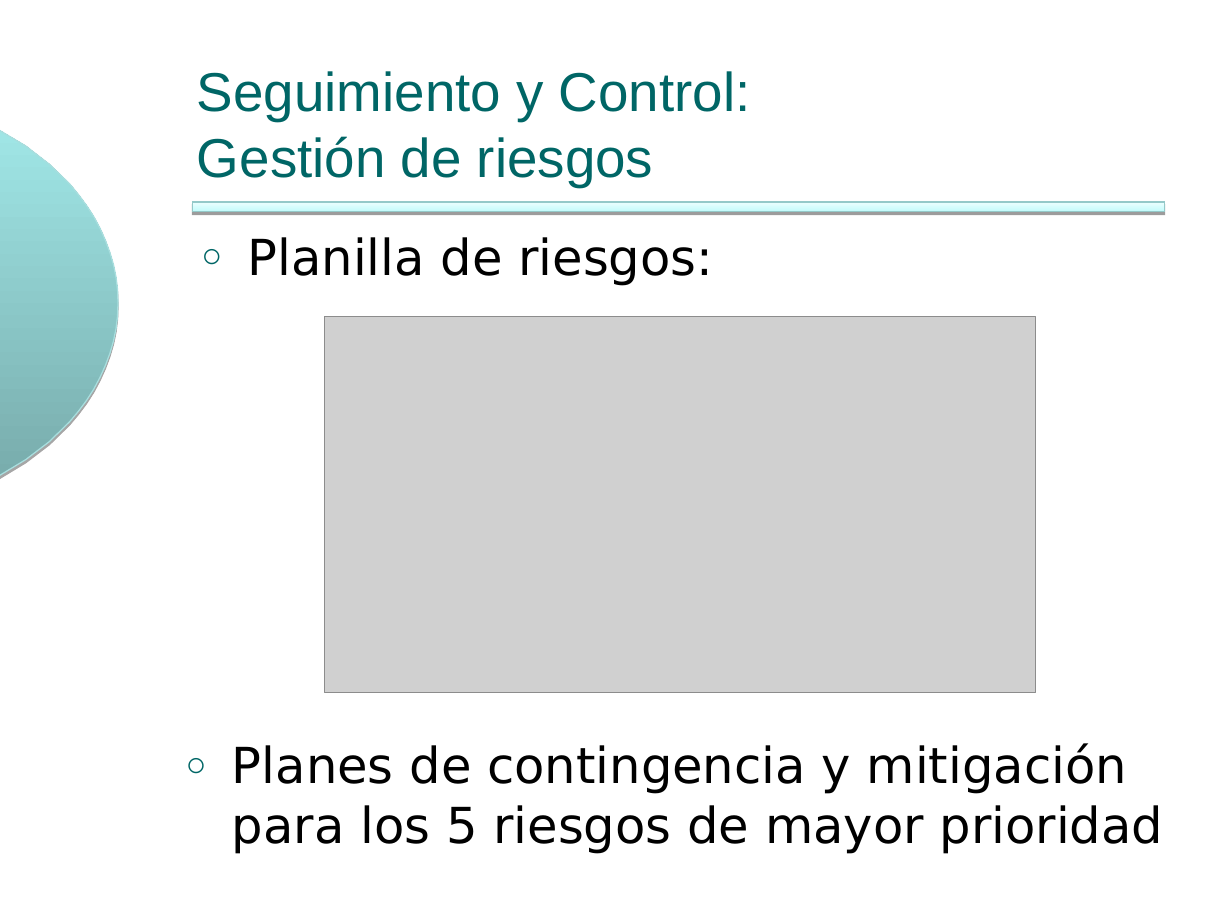
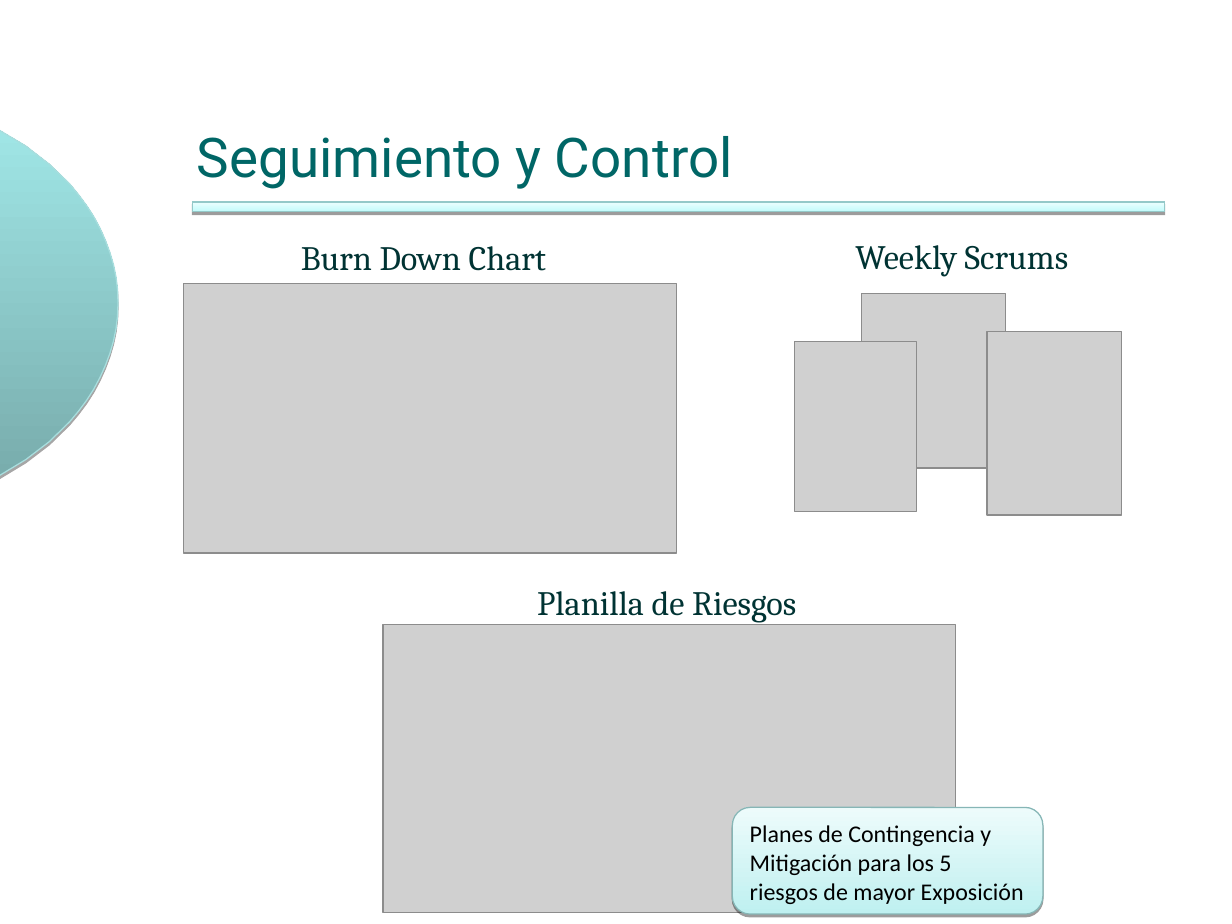
Before and after one commit to ingevy/taller-desarrollo-proyectos-ii-2do-2010, a slide deck: slide 10 of doc/presentaciones/Presentación inicial v2.ppt (slide 13 before the commit). Drawn at 1232x924 pixels with LibreOffice and Linux fonts; fonts in the diff are those of the drawing; grey boxes stand for pictures; background and template pictures are left out. Boxes give left, top, right and bottom in pixels: in the first picture for what was removed or moved away, otherwise in the second. Text is boxed around its words. In the diff, an @@ line names an element or a change of style, - is before the commit and + after.

```diff
--- a/doc/presentaciones/Presentación inicial v2.ppt
+++ b/doc/presentaciones/Presentación inicial v2.ppt
@@ title at (x1=197, y1=136, x2=733, y2=189): text changed; font Arial to Roboto @@
-Seguimiento y Control:
-Gestión de riesgos
+Seguimiento y Control
@@ text added at (x1=301, y1=246, x2=547, y2=271), 20 pt, text #003333 @@
+Burn Down Chart
@@ text added at (x1=855, y1=245, x2=1068, y2=277), 20 pt, text #003333 @@
+Weekly Scrums
@@ picture added at (x1=184, y1=283, x2=678, y2=553) @@
@@ picture added at (x1=862, y1=293, x2=1007, y2=468) @@
@@ picture resized from (x1=325, y1=317, x2=1036, y2=692) to (x1=795, y1=341, x2=917, y2=511) @@
@@ picture added at (x1=987, y1=331, x2=1121, y2=515) @@
@@ text at (x1=537, y1=591, x2=796, y2=623): text changed; size 29 to 20 pt; font DejaVu Sans to Cambria; text colour #000000 to #003333 @@
-○ Planilla de riesgos:
+Planilla de Riesgos
@@ picture added at (x1=383, y1=625, x2=956, y2=912) @@
@@ rounded rectangle "Planes de Contingencia y Mitigación ..." resized from (x1=232, y1=743, x2=1163, y2=854) to (x1=732, y1=807, x2=1042, y2=914) @@
@@ rounded rectangle "Planes de Contingencia y Mitigación ..." at (x1=732, y1=807, x2=1042, y2=914): fill none to gradient #BFF0F0 to #EDFBFB; outline none to #86B6B6 0.74 pt; shadow on @@
@@ text in rounded rectangle at (x1=750, y1=825, x2=1024, y2=904): text changed; size 29 to 14 pt; font DejaVu Sans to Calibri @@
-○ Planes de contingencia y mitigación para los 5 riesgos de mayor prioridad
+Planes de Contingencia y Mitigación para los 5 riesgos de mayor Exposición
```
Also in this commit, not shown: 9 other slides changed, 8 slides added, 14 slides removed, 1 other file.
